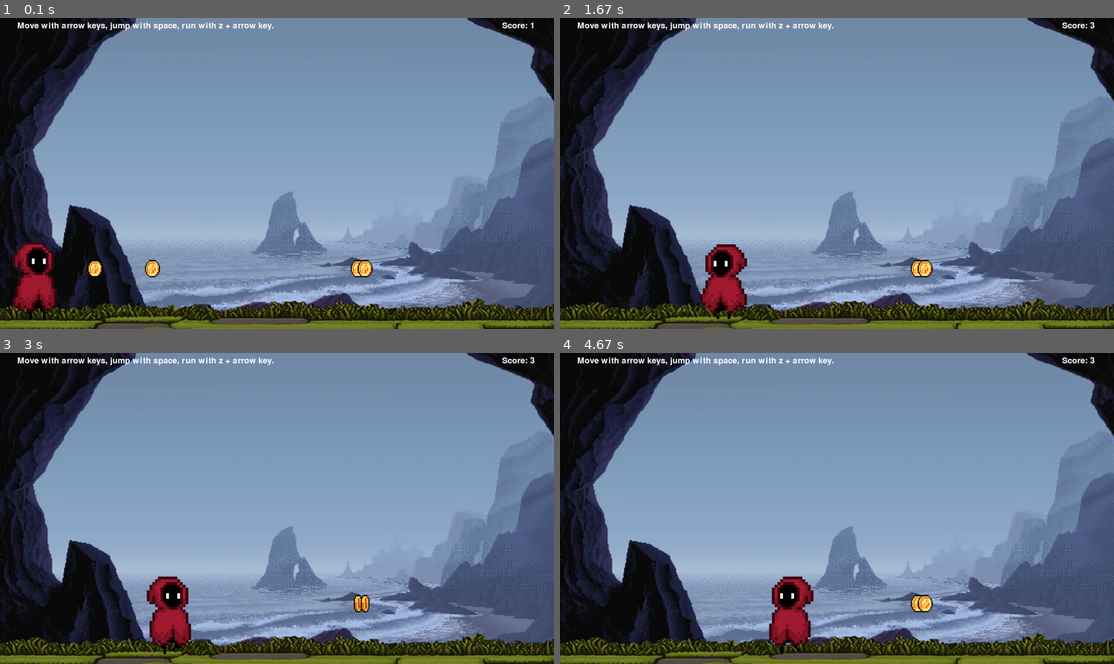
Above: before the commit, frames 1-4 (two rows, left to right).
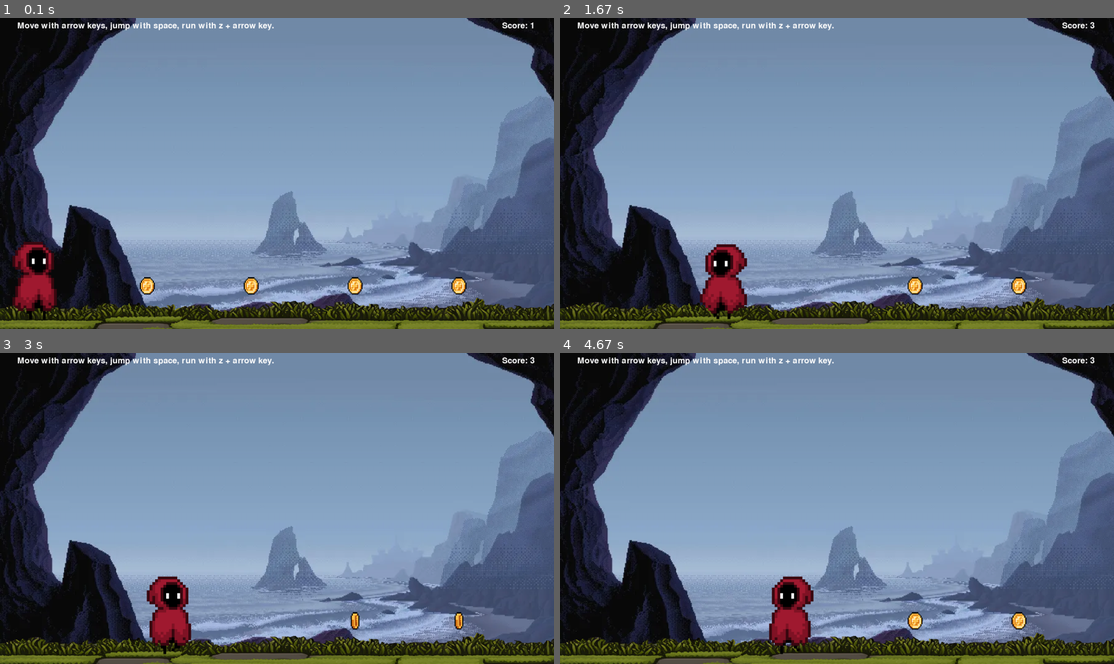
Above: after the commit, the same moments.

Repository: Mihairz/pygame-platformer
Game: pygame game, started from runme.py
Same seed, same stepped clock (60 frames per second), same inputs: the game is played once before the commit and once after it.
Inputs:
- Up to frame 1 (0.1 s): no input
- Up to frame 2 (1.67 s): hold Right 0.33-0.8 s; hold Right 0.83-1.3 s; hold Left from 1.33 s (still down)
- Up to frame 3 (3 s): release Left at 1.87 s; hold Left 1.9-2.3 s; hold Right 2.33-2.97 s
- Up to frame 4 (4.67 s): hold Left 3-3.47 s; hold Right 3.5-3.97 s; hold Right 4-4.47 s; hold Left from 4.5 s (still down)

The runs differ from the first frame. In frame 1, 0.9% of the frame differs, in the area x 15-85%, y 77-89%; in frame 2, 0.5%; in frame 3, 0.3%; in frame 4, 0.5%.

Commit message:
added platforms

Diff:
--- a/ground.py
+++ b/ground.py
@@ -1,12 +1,31 @@
 import pygame
 
 class Ground(pygame.sprite.Sprite):
-    def __init__(self, x, y, width, height, image, ground_height):
+    def __init__(self, x, y, width, height, image, ground_height, move_type=None, move_range=0, move_speed=0):
         super().__init__()
-        self.image = image
+        # Scale the image to the platform's dimensions
+        self.image = pygame.transform.scale(image, (width, height))
         self.rect = self.image.get_rect()
         self.rect.x = x
         self.rect.y = y
-        # Create a separate smaller rect to represent the actual ground (ignoring grass)
-        self.ground_rect = pygame.Rect(
-            x, y + height - ground_height, width, ground_height)
+        # Define collision rect
+        self.ground_rect = pygame.Rect(x, y + height - ground_height, width, ground_height)
+
+        # Movement attributes
+        self.move_type = move_type  # None, "horizontal", or "vertical"
+        self.move_range = move_range
+        self.move_speed = move_speed
+        self.start_pos = (x, y)
+        self.direction = 1  # 1 for forward, -1 for backward
+
+    def update(self):
+        if self.move_type == "horizontal":
+            self.rect.x += self.move_speed * self.direction
+            # Reverse direction if out of range
+            if abs(self.rect.x - self.start_pos[0]) > self.move_range:
+                self.direction *= -1
+        elif self.move_type == "vertical":
+            self.rect.y += self.move_speed * self.direction
+            # Reverse direction if out of range
+            if abs(self.rect.y - self.start_pos[1]) > self.move_range:
+                self.direction *= -1
--- a/level.py
+++ b/level.py
@@ -10,12 +10,27 @@
     def __init__(self, level_number, screen_width, screen_height):
         self.level_number = level_number
 
-        # Generate ground
         self.ground_image = pygame.image.load("assets/ground.png")
         self.ground_image = pygame.transform.scale(
             self.ground_image, (screen_width, 100))
         self.ground = Ground(0, screen_height - 100,
                              screen_width, 100, self.ground_image, 28)
+
+        self.platform_image = pygame.Surface((200, 20))
+        self.platform_image.fill((200, 100, 50))  # Brown color for platforms
+
+        self.platforms = pygame.sprite.Group()
+        if level_number == 2:
+            platform1 = Ground(400, screen_height - 100, 200, 20, self.platform_image, 20)
+            platform2 = Ground(1200, screen_height - 200, 200, 20, self.platform_image, 20)
+            self.platforms.add(platform1, platform2)
+        if level_number == 3:
+            moving_platform_h = Ground(200, screen_height - 300, 200, 20, self.platform_image, 20,
+                                       move_type="horizontal", move_range=300, move_speed=2)
+            moving_platform_v = Ground(600, screen_height - 500, 200, 20, self.platform_image, 20,
+                                       move_type="vertical", move_range=200, move_speed=2)
+
+            self.platforms.add(moving_platform_h, moving_platform_v)
 
         # Function to load GIF and extract frames
         def load_gif(filename):
@@ -35,9 +50,23 @@
 
         # Generate coins
         self.coins = pygame.sprite.Group()
-        for _ in range(level_number * 5):  # Increase coin count with level
-            x = random.randint(30, screen_width - 30)
-            y = screen_height - 200
+        for i in range(5):
+            if level_number == 1:
+                # Coins in a straight line for level 1
+                x = 100 + i * 300
+                y = screen_height - 150
+            elif level_number == 2:
+                # Two coins higher, three near ground
+                if i < 2:
+                    x = 450 + i * 400
+                    y = screen_height - 450  # Higher coins
+                else:
+                    x = 100 + (i - 2) * 300
+                    y = screen_height - 150  # Near ground coins
+            elif level_number == 3:
+                if i == 0:
+                    x = 650  # Above the moving vertical platform
+                    y = screen_height - 650
             coin = Coin(coin_image, x, y)
             self.coins.add(coin)
 
@@ -50,7 +79,11 @@
     def draw(self, screen):
         screen.blit(self.background_image, (0, 0))
         screen.blit(self.ground.image, self.ground.rect)
+        self.platforms.draw(screen)
         self.coins.draw(screen)
+
+    def update(self):
+        self.platforms.update()  # Update platform movements
 
     def reset_player_position(self, player):
         player.rect.center = (100, 890)
--- a/runme.py
+++ b/runme.py
@@ -1,16 +1,14 @@
 import pygame
 from PIL import Image
 import ctypes  # For Windows icon manipulation
-import random
 
 from ground import Ground
-from coin import Coin, display_score, display_winner
+from coin import display_score
 from level import Level
 
 
 # Initialize Pygame
 pygame.init()
-
 
 background_music = pygame.mixer.Sound("assets/bg-song.mp3")
 background_music.play(-1)
@@ -66,10 +64,6 @@
 coin_sound = pygame.mixer.Sound("assets/coin-wav.wav")
 coin_sound.set_volume(0.2)
 
-background_image = pygame.image.load("assets/background.jpg")
-background_image = pygame.transform.scale(
-    background_image, (SCREEN_WIDTH, SCREEN_HEIGHT))
-
 
 class Player(pygame.sprite.Sprite):
 
@@ -95,6 +89,8 @@
 
         self.speed_x = 0
         self.speed_y = 0
+
+        self.current_platform = None
 
     def update(self):
 
@@ -142,26 +138,25 @@
             self.image = self.frames[self.current_frame]  # Update image
             self.last_update = now
 
-        # Check if the player is on the ground (platform collision)
+        # Check if the player is on the ground or platforms
+        self.on_ground = False
         if self.rect.colliderect(ground.ground_rect) and self.speed_y > 0:
-            self.rect.bottom = ground.ground_rect.top  # Land on the platform
-            self.speed_y = 0  # Stop substracting y
+            self.rect.bottom = ground.ground_rect.top
+            self.speed_y = 0
             self.on_ground = True
         else:
-            self.on_ground = False  # In the air, not on the platform
-
-
-# coins = pygame.sprite.Group()
+            for platform in current_level.platforms:
+                if self.rect.colliderect(platform.ground_rect) and self.speed_y > 0:
+                    self.rect.bottom = platform.ground_rect.top
+                    self.speed_y = 0
+                    self.on_ground = True
+                    break
+
+
 
 COINS_MIN_X = 30
 COINS_Y = 700
 COINS_NUMBER = 5
-
-# for _ in range(COINS_NUMBER):  # Create 5 coins
-#     x = random.randint(COINS_MIN_X, SCREEN_WIDTH - 30)
-#     y = COINS_Y
-#     coin = Coin(coin_image, x, y)
-#     coins.add(coin)
 
 score = 0
 
@@ -222,6 +217,7 @@
     # Updates
     handle_input(player)
     player_sprites.update()
+    current_level.update()
     current_level.coins.update()
 
     # Gathering coins
@@ -242,10 +238,9 @@
 
     # Drawing
     current_level.draw(screen)
-    screen.blit(background_image, (0, 0))
-    screen.blit(ground.image, ground.rect)
     screen.blit(player.image, player.rect)
     current_level.coins.draw(screen)
+    current_level.platforms.draw(screen)
     display_score(screen, SCREEN_WIDTH, score)
     display_commands(screen)
 
